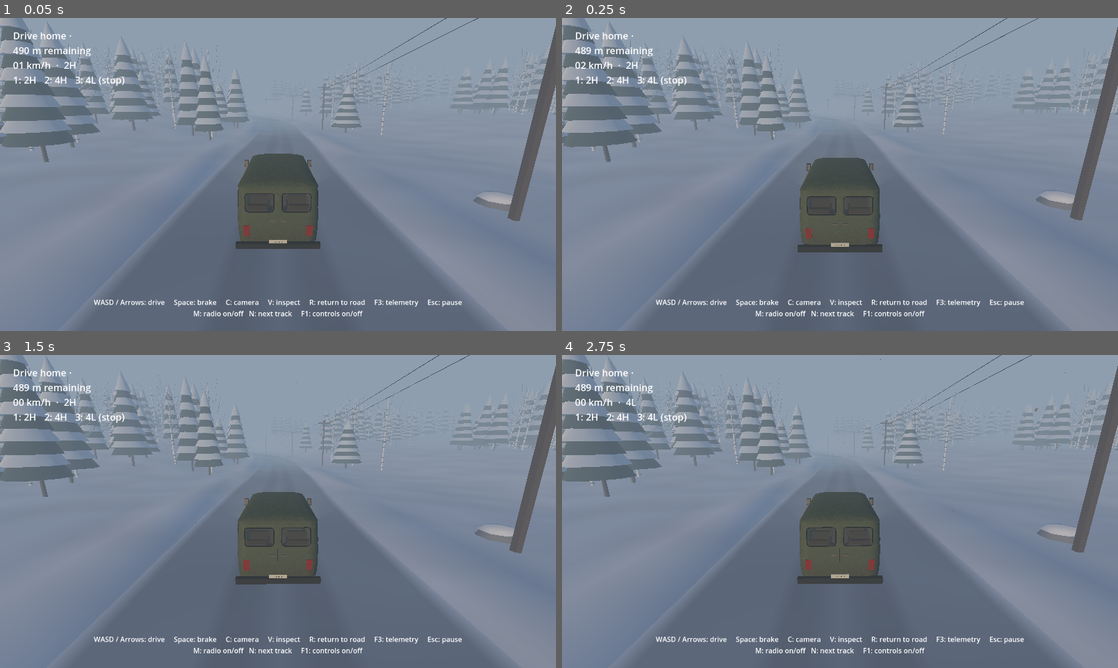
Above: before the commit, frames 1-4 (two rows, left to right).
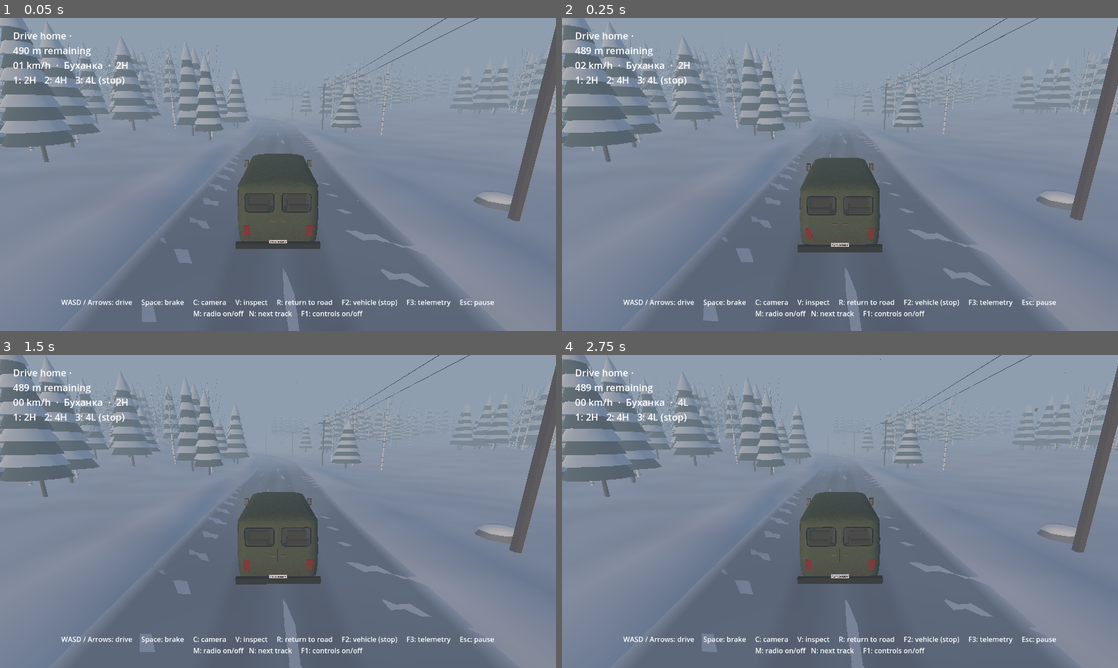
Above: after the commit, the same moments.

Repository: Faezov/uazik
Game: Godot game, scene res://scenes/main.tscn
Two runs of this game, one before a commit and one after it. Both use one fixed random seed, a clock stepped at 60 frames per second and the inputs below. Sound files missing from this copy of the repository are replaced by a short silence.
Inputs (mouse positions are in pixels of both pictures, inside the frame that each line leads up to):
- Up to frame 1 (0.05 s): no input
- Up to frame 2 (0.25 s): no input
- Up to frame 3 (1.5 s): tap Enter at 0.5 s; move the mouse to (400, 495) at 0.52 s; hold D 0.53-1.25 s; tap 1 at 0.6 s; click (400, 495) at 0.67 s; tap Space at 0.77, 1.07 s; tap L at 0.8 s; drag from (166, 527) to (250, 574) at 1.27 s
- Up to frame 4 (2.75 s): move the mouse to (895, 442) at 2.02 s; hold D from 2.03 s (still down); tap 2 at 2.1 s; tap 3 at 2.3 s

The runs differ from the first frame. In frame 1, 1.8% of the frame differs, in the area x 11-89%, y 14-100%; in frame 2, 1.8%; in frame 3, 1.8%; in frame 4, 1.8%.

Commit message:
adding niva

Diff:
--- /dev/null
+++ b/materials/niva_paint.gdshader
@@ -0,0 +1,14 @@
+shader_type spatial;
+render_mode cull_disabled;
+uniform mat4 body_inverse;
+varying vec3 panel;
+void vertex() { panel = (body_inverse * MODEL_MATRIX * vec4(VERTEX, 1.0)).xyz; }
+void fragment() {
+	float grain = fract(sin(dot(floor(panel * 180.0), vec3(127.1,311.7,74.7))) * 43758.5453);
+	float grime = (1.0-smoothstep(0.45,0.95,panel.y)) * (0.12+0.025*(grain-0.5));
+	vec3 enamel = vec3(0.88,0.875,0.83);
+	ALBEDO = mix(enamel,vec3(0.27,0.23,0.17),grime);
+	ALBEDO = mix(ALBEDO,vec3(0.28,0.17,0.10),step(0.994,grain)*grime*2.0);
+	ROUGHNESS = 0.58+grime;
+	METALLIC = 0.12;
+}
--- /dev/null
+++ b/materials/plate.gdshader
@@ -0,0 +1,10 @@
+shader_type spatial;
+
+void fragment() {
+	// White enamel with a little road grime and chipped paint at the edges.
+	float grain = fract(sin(dot(floor(UV * vec2(210.0, 55.0)), vec2(12.9898, 78.233))) * 43758.5453);
+	float edge = 1.0 - smoothstep(0.0, 0.10, min(min(UV.x, 1.0 - UV.x), min(UV.y, 1.0 - UV.y)));
+	float dirt = edge * (0.08 + grain * 0.18) + step(0.985, grain) * 0.12;
+	ALBEDO = mix(vec3(0.95), vec3(0.26, 0.23, 0.18), dirt);
+	ROUGHNESS = 0.85;
+}
--- a/scripts/landscape.gd
+++ b/scripts/landscape.gd
@@ -171,7 +171,7 @@
 		for offset: float in offsets:
 			var p := center+right*offset
 			# Match the collision's actual triangles, including at tile boundaries.
-			p.y = collision_height(p.x,p.z)+0.03
+			p.y = collision_height(p.x,p.z)+0.002
 			var biome := biome_at(p.x,p.z)
 			var color: Color = biome.road
 			if absf(offset)>3.4: color = biome.snow
--- /dev/null
+++ b/scripts/niva.gd
@@ -0,0 +1,129 @@
+extends "res://scripts/vehicle.gd"
+
+# Original 1600 three-door: 2.20 m wheelbase, 1.43/1.40 m track.
+# FIA T-1039 photos/dimensions and transfer ratios; see models/source/README.md.
+# Spring/damper values, torque interpolation and differential coupling are estimates.
+var centre_locked := false
+var axle_speed_difference := 0.0
+var shell: Node3D
+
+func _init() -> void:
+	axle_positions = [-1.10,1.10]
+	model_offset = Vector3(0,-0.60,0)
+	gear_ratios = [3.667,2.10,1.361,1.0]
+	reverse_ratio = 3.526
+	final_drive = 4.3*1.2 # Early final drive, including high transfer range.
+	low_range = 2.135/1.2
+	drag_area = 1.05
+	torque_curve = [Vector2(650,65),Vector2(1200,90),Vector2(2200,108),Vector2(3400,116),Vector2(4500,108),Vector2(5200,101),Vector2(5800,0)]
+	steering_response = 0.085
+	steering_limit = 0.56
+	drive_mode = "4H"
+
+func _ready() -> void:
+	super._ready()
+	mass = 1210
+	center_of_mass = Vector3(0,0.02,-0.13)
+	var collision: CollisionShape3D = get_child(0)
+	collision.shape.size = Vector3(1.52,0.87,3.25)
+	collision.position = Vector3(0,0.40,0)
+	driver_eye.position = Vector3(-0.40,1.30,0.02)
+
+func build_body() -> void:
+	paint.shader = preload("res://materials/niva_paint.gdshader")
+	shell = preload("res://models/niva_2121.glb").instantiate()
+	model.add_child(shell)
+	for part: MeshInstance3D in shell.find_children("*","MeshInstance3D"):
+		for surface in range(part.mesh.get_surface_count()):
+			var imported := part.mesh.surface_get_material(surface)
+			match imported.resource_name:
+				"NivaWhite": part.set_surface_override_material(surface,paint)
+				"NivaGlass":
+					part.set_surface_override_material(surface,glass)
+					part.cast_shadow = GeometryInstance3D.SHADOW_CASTING_SETTING_OFF
+				"NivaLamp":
+					var bulb: StandardMaterial3D = imported.duplicate()
+					bulb.emission_enabled = true
+					bulb.emission = Color("ffd99a")
+					bulb.emission_energy_multiplier = 1.0
+					part.set_surface_override_material(surface,bulb)
+				"NivaTail":
+					if not tail_material:
+						tail_material = imported.duplicate()
+						tail_material.emission_enabled = true
+						tail_material.emission = Color("b52f1d")
+					part.set_surface_override_material(surface,tail_material)
+	steering_wheel = shell.find_child("SteeringWheel",true,false)
+
+func build_details() -> void:
+	# Lamps belong to the imported body; only their light sources are runtime nodes.
+	for side in [-1,1]:
+		var light := SpotLight3D.new()
+		model.add_child(light)
+		light.position = Vector3(side*0.594,0.82,-1.80)
+		light.rotation.x = -0.07
+		light.light_color = Color("ffdda0")
+		light.light_energy = 3.5
+		light.spot_range = 45
+		light.spot_angle = 30
+
+func build_interior() -> void:
+	pass # Dashboard, chairs and steering wheel are editable Blender meshes.
+
+func build_wheel(side: int, axle: float) -> void:
+	var wheel := VehicleWheel3D.new()
+	wheel.name = ("Front" if axle<0 else "Rear")+("Left" if side<0 else "Right")
+	wheel.position = Vector3(side*(0.715 if axle<0 else 0.700),-0.18,axle)
+	wheel.set_meta("connection",wheel.position)
+	wheel.wheel_radius = 0.345
+	wheel.wheel_rest_length = 0.20
+	wheel.suspension_travel = 0.19
+	wheel.suspension_stiffness = 29 if axle<0 else 25
+	wheel.suspension_max_force = 10000
+	wheel.damping_compression = 2.2
+	wheel.damping_relaxation = 3.2
+	wheel.wheel_friction_slip = 0.0
+	wheel.use_as_traction = true
+	wheel.use_as_steering = axle<0
+	add_child(wheel)
+	wheels.append(wheel)
+	var tire := Node3D.new()
+	wheel.add_child(tire)
+	wheel_visuals.append(tire)
+	var mesh: Node3D = shell.find_child(str(wheel.name),true,false)
+	mesh.reparent(tire,false)
+	mesh.position = Vector3.ZERO
+
+func select_drive_mode(mode: String) -> bool:
+	if mode not in ["4H","4L"]: return false
+	return super.select_drive_mode(mode)
+
+func toggle_centre_lock() -> bool:
+	if linear_velocity.length()>0.1 or angular_velocity.length()>0.1: return false
+	centre_locked = not centre_locked
+	return true
+
+func tyre_grip(i: int) -> float:
+	var body := wheels[i].get_contact_body()
+	if is_instance_valid(body):
+		match StringName(body.get_meta("surface_type",&"")):
+			&"dirt": return 0.65
+			&"mud": return 0.28
+	return super.tyre_grip(i)
+
+func drive(accelerator: float, turn: float, foot_brake: bool, delta: float) -> void:
+	axle_speed_difference = (wheel_omega[0]+wheel_omega[1]-wheel_omega[2]-wheel_omega[3])*0.5
+	super.drive(accelerator,turn,foot_brake,delta)
+
+func wheel_drive_torque(i: int, shaft_torque: float, _driven_count: int) -> float:
+	if not centre_locked:
+		# Open centre: equal axle torque is limited by the less supported axle.
+		# Retain some torque to spin unloaded wheels rather than multiplying grip.
+		var capacity := [0.0,0.0]
+		for j in range(4):
+			var grip := tyre_grip(j)
+			capacity[j/2] += contact_load(j)*grip*wheels[j].wheel_radius
+		return signf(shaft_torque)*minf(absf(shaft_torque)*0.25,minf(capacity[0],capacity[1])*0.5+12.0)
+	# Lock couples axle speeds, transferring torque away from the spinning axle.
+	var coupling := clampf(axle_speed_difference*18.0,-180.0,180.0)
+	return shaft_torque*0.25+(-coupling if i<2 else coupling)
--- a/scripts/vehicle.gd
+++ b/scripts/vehicle.gd
@@ -4,26 +4,28 @@
 # Photo reference: https://all-auto.org/287-uaz-unikalnye-vnedorozhniki-s-legendarnoy-istoriey.html
 # Dimensions: https://www.uaz.ru/data/uaz/assets/uaz-sgr-catalog.pdf
 # Model faces -Z; Godot's positive engine force faces +Z.
-const AXLES = [-1.26, 1.04]
-const MODEL_OFFSET = Vector3(0, -0.72, 0)
+var axle_positions := [-1.26, 1.04]
+var model_offset := Vector3(0, -0.72, 0)
 # Period UAZ gearbox, high transfer range (1:1), final drive.
 # https://www.zr.ru/archive/zr/1965/09/novosti-sovietskoi-tiekhniki
-const GEARS = [4.124, 2.641, 1.58, 1.0]
-const REVERSE_RATIO = 5.224
-const FINAL_DRIVE = 5.125
+var gear_ratios := [4.124, 2.641, 1.58, 1.0]
+var reverse_ratio := 5.224
+var final_drive := 5.125
 # UAZ transfer case: https://www.uaz.ru/data/uploads/uaz/originals/manual-sgr-2020.pdf
-const LOW_RANGE = 1.94
+var low_range := 1.94
 # Estimated tire/flywheel inertia (kg m²); friction coefficients below are tuning.
 const WHEEL_INERTIA = 2.0
 const ENGINE_INERTIA = 0.18
 # UMZ-451M anchors: 166.7 Nm at 2000–2500 rpm, 55.2 kW at 4000 rpm.
 # NIIAT 1985: https://djvu.online/file/E7JLHe1SqQfoa (UAZ-452V).
 # Intermediate points, idle/launch/rev limits are tuning estimates, not dyno data.
-const TORQUE_CURVE = [Vector2(650,105), Vector2(1200,145), Vector2(2200,166.7), Vector2(2500,166.7), Vector2(3200,154), Vector2(4000,132), Vector2(4500,100), Vector2(4800,0)]
+var torque_curve := [Vector2(650,105), Vector2(1200,145), Vector2(2200,166.7), Vector2(2500,166.7), Vector2(3200,154), Vector2(4000,132), Vector2(4500,100), Vector2(4800,0)]
 # Assumed driveline efficiency and Cd * frontal area; calibrated for ~110 km/h
 # empty on pavement. The original 75 hp version was rated at 95 km/h.
 const EFFICIENCY = 0.85
-const DRAG_AREA = 2.2
+var drag_area := 2.2
+var steering_response := 0.12
+var steering_limit := 0.50
 var wheels: Array[VehicleWheel3D] = []
 var drive_mode := "2H"
 var wheel_visuals: Array[Node3D] = []
@@ -123,11 +125,11 @@
 	model = Node3D.new()
 	model.name = "Bodywork"
 	add_child(model)
-	model.position = MODEL_OFFSET
+	model.position = model_offset
 	build_body()
 	build_details()
 	build_interior()
-	for axle in AXLES:
+	for axle in axle_positions:
 		for side in [-1,1]: build_wheel(side,axle)
 	driver_eye = Marker3D.new()
 	model.add_child(driver_eye)
@@ -159,7 +161,11 @@
 	tail_material = finish("8c2820",0.05,0.3)
 	tail_material.emission_enabled = true
 	tail_material.emission = Color("b52f1d")
-	var plate := finish("c9c9b2")
+	var plate := ShaderMaterial.new()
+	plate.shader = preload("res://materials/plate.gdshader")
+	var plate_font := FontVariation.new()
+	plate_font.base_font = ThemeDB.fallback_font
+	plate_font.variation_embolden = 0.8
 	for side in [-1,1]:
 		cylinder(model,Vector3(side*0.66,1.065,-2.065),0.153,0.055,dark,Vector3.FORWARD)
 		cylinder(model,Vector3(side*0.66,1.065,-2.103),0.129,0.024,lamp,Vector3.FORWARD)
@@ -186,7 +192,7 @@
 			rod(model,Vector3(side*0.974,0.91,z),Vector3(side*0.974,1.30,z),0.006,rubber)
 		for y in [0.98,1.28]:
 			box(model,Vector3(side*0.982,y,-1.81),Vector3(0.035,0.07,0.07),steel)
-		for axle in AXLES:
+		for axle in axle_positions:
 			box(model,Vector3(side*0.78,0.37,axle+0.48),Vector3(0.29,0.36,0.035),rubber)
 		for z in [0.55,0.68,0.81,0.94]:
 			box(model,Vector3(side*0.975,1.14,z),Vector3(0.016,0.025,0.075),dark)
@@ -206,10 +212,11 @@
 		box(model,Vector3(0,0.67,z+signf(z)*0.042),Vector3(0.43,0.105,0.012),plate)
 		var text := Label3D.new()
 		model.add_child(text)
-		text.text = "К 452 ДМ  38"
+		text.text = "PORA DOMOY"
+		text.font = plate_font
 		text.font_size = 32
-		text.pixel_size = 0.00115
-		text.modulate = Color("242b2d")
+		text.pixel_size = minf(0.0017,0.385/plate_font.get_string_size(text.text,HORIZONTAL_ALIGNMENT_LEFT,-1,32).x)
+		text.modulate = Color("101010")
 		text.outline_size = 0
 		text.position = Vector3(0,0.67,z+signf(z)*0.05)
 		if z<0: text.rotation.y = PI
@@ -217,7 +224,7 @@
 	for x in [-0.12,0.12]: box(model,Vector3(x,1.18,2.12),Vector3(0.12,0.035,0.035),steel)
 	# Ladder frame and differential housings, above the snow.
 	for x in [-0.53,0.53]: box(model,Vector3(x,0.39,0),Vector3(0.08,0.12,3.65),dark)
-	for z in AXLES:
+	for z in axle_positions:
 		cylinder(model,Vector3(0,0.34,z),0.055,1.45,dark)
 		cylinder(model,Vector3(0,0.34,z),0.13,0.25,dark)
 
@@ -279,6 +286,7 @@
 	wheel.wheel_friction_slip = 0.0 # Tire forces below; keep native suspension only.
 	wheel.use_as_traction = axle>0
 	wheel.use_as_steering = axle<0
+	wheel.set_meta("connection",wheel.position)
 	add_child(wheel)
 	wheels.append(wheel)
 	# Native wheel handles suspension/steering/rolling; this pivot adds tire slip.
@@ -300,10 +308,10 @@
 			tread.rotation.x = angle
 
 func engine_torque(rpm: float) -> float:
-	for i in range(TORQUE_CURVE.size()-1):
-		if rpm <= TORQUE_CURVE[i+1].x:
-			var t := inverse_lerp(TORQUE_CURVE[i].x,TORQUE_CURVE[i+1].x,rpm)
-			return lerpf(TORQUE_CURVE[i].y,TORQUE_CURVE[i+1].y,clampf(t,0,1))
+	for i in range(torque_curve.size()-1):
+		if rpm <= torque_curve[i+1].x:
+			var t := inverse_lerp(torque_curve[i].x,torque_curve[i+1].x,rpm)
+			return lerpf(torque_curve[i].y,torque_curve[i+1].y,clampf(t,0,1))
 	return 0.0
 
 func select_drive_mode(mode: String) -> bool:
@@ -326,7 +334,7 @@
 	if not wheel.is_in_contact(): return 0.0
 	# Reconstruct the native spring/damper load from its contact, without changing it.
 	var normal := wheel.get_contact_normal()
-	var connection := to_global(Vector3((-1 if i%2==0 else 1)*0.7275,-0.22,AXLES[i/2]))
+	var connection := to_global(wheel.get_meta("connection"))
 	# The native ray starts one radius above the connection, but scales hit distance.
 	var ray_length := wheel.wheel_rest_length+wheel.wheel_radius
 	var distance := (connection-wheel.get_contact_point()).dot(global_basis.y)+wheel.wheel_radius
@@ -336,6 +344,13 @@
 	var rate := velocity.dot(normal)*inverse_dot
 	var damping := wheel.damping_compression if rate<0 else wheel.damping_relaxation
 	return clampf(mass*(wheel.suspension_stiffness*(wheel.wheel_rest_length-length)*inverse_dot-damping*rate),0,wheel.suspension_max_force)
+
+func tyre_grip(i: int) -> float:
+	var cover := wheel_surfaces[i]
+	return lerpf(lerpf(0.42,0.36,cover.y),0.045,cover.x)
+
+func wheel_drive_torque(_i: int, shaft_torque: float, driven_count: int) -> float:
+	return shaft_torque/driven_count # One engine; 50/50 axle split in 4WD.
 
 func drive(accelerator: float, turn: float, foot_brake: bool, delta: float) -> void:
 	speed = -linear_velocity.dot(global_basis.z)
@@ -349,8 +364,8 @@
 	throttle = move_toward(throttle,pedal,delta*(2.5 if pedal>throttle else 5.0))
 	# Prompt pedal/rack response; mass and contact forces provide the heaviness.
 	# Leave enough steering authority to exceed grip and countersteer on snow.
-	var limit := minf(0.50,maxf(0.10,atan(2.3*8.0/maxf(speed*speed,1))))
-	steering = lerpf(steering,turn*limit,1-exp(-delta/(0.12+absf(speed)*0.003)))
+	var limit := minf(steering_limit,maxf(0.10,atan((axle_positions[1]-axle_positions[0])*8.0/maxf(speed*speed,1))))
+	steering = lerpf(steering,turn*limit,1-exp(-delta/(steering_response+absf(speed)*0.003)))
 	var driven_count := 2 if drive_mode=="2H" else 4
 	var wheel_rotation := 0.0
 	var contacts := 0
@@ -366,39 +381,39 @@
 		if wheel.use_as_traction:
 			wheel_rotation += wheel_omega[i]/driven_count
 			spinning = spinning or absf(wheel_omega[i]*wheel.wheel_radius-speed)>maxf(2.0,absf(speed)*0.4)
-	var transfer := LOW_RANGE if drive_mode=="4L" else 1.0
-	var ratio: float = (GEARS[gear-1] if gear>0 else REVERSE_RATIO)*transfer
+	var transfer := low_range if drive_mode=="4L" else 1.0
+	var ratio: float = (gear_ratios[gear-1] if gear>0 else reverse_ratio)*transfer
 	var wheel_rpm := absf(wheel_rotation)*60/TAU
-	var coupled_rpm := wheel_rpm*ratio*FINAL_DRIVE
+	var coupled_rpm := wheel_rpm*ratio*final_drive
 	if gear>0 and shift_time<=0 and contacts>0:
 		var next_gear := gear
 		if absf(speed)<0.5 and not spinning: next_gear = 1
 		elif coupled_rpm>3600 and gear<4 and throttle>0.1 and not spinning:
-			var higher_ratio: float = GEARS[gear]*transfer
-			var available := engine_torque(coupled_rpm*higher_ratio/ratio)*higher_ratio*FINAL_DRIVE*EFFICIENCY/0.375
-			var load := mass*9.81*(rolling_coefficient+maxf(-global_basis.z.y,0))+0.5*1.225*DRAG_AREA*speed*speed
+			var higher_ratio: float = gear_ratios[gear]*transfer
+			var available := engine_torque(coupled_rpm*higher_ratio/ratio)*higher_ratio*final_drive*EFFICIENCY/wheels[0].wheel_radius
+			var load := mass*9.81*(rolling_coefficient+maxf(-global_basis.z.y,0))+0.5*1.225*drag_area*speed*speed
 			if available>load+200: next_gear += 1
 		elif coupled_rpm<1400 and gear>1: next_gear -= 1
 		if next_gear!=gear:
 			gear = next_gear
 			shift_time = 0.3
-			ratio = GEARS[gear-1]*transfer
-			coupled_rpm = wheel_rpm*ratio*FINAL_DRIVE
+			ratio = gear_ratios[gear-1]*transfer
+			coupled_rpm = wheel_rpm*ratio*final_drive
 	var uphill := maxf(-global_basis.z.y if gear>0 else global_basis.z.y,0)
 	var launch_rpm := 1400+800*smoothstep(0,0.3,uphill)
 	engine_rpm = lerpf(engine_rpm,maxf(coupled_rpm,lerpf(760,launch_rpm,throttle)),1-exp(-delta*8))
-	var shaft_torque := (1 if gear>0 else -1)*engine_torque(engine_rpm)*throttle*ratio*FINAL_DRIVE*EFFICIENCY
+	var shaft_torque := (1 if gear>0 else -1)*engine_torque(engine_rpm)*throttle*ratio*final_drive*EFFICIENCY
 	if shift_time>0: shaft_torque = 0
 	else:
 		var overrun := 10+28*pow(engine_rpm/3000,2)
 		var closed_throttle := maxf(1-throttle,smoothstep(4500,5000,engine_rpm))
-		shaft_torque -= signf(wheel_rotation)*overrun*closed_throttle*smoothstep(760,1200,coupled_rpm)*ratio*FINAL_DRIVE
+		shaft_torque -= signf(wheel_rotation)*overrun*closed_throttle*smoothstep(760,1200,coupled_rpm)*ratio*final_drive
 	if braking or brake_pressure>0: shaft_torque = 0
 	brake_pressure = move_toward(brake_pressure,1.0 if braking else 0.0,delta*6)
 	engine_force = 0
 	# Longitudinal braking is included in tire torque; native brake would apply it twice.
 	brake = 0
-	apply_central_force(-linear_velocity*linear_velocity.length()*0.5*1.225*DRAG_AREA)
+	apply_central_force(-linear_velocity*linear_velocity.length()*0.5*1.225*drag_area)
 	var suspension := 0.0
 	drive_force = 0.0
 	for i in range(wheels.size()):
@@ -414,15 +429,15 @@
 		var lateral_speed := velocity.dot(side)
 		wheel_slip[i] = slip_speed if wheel.is_in_contact() else 0.0
 		var cover := wheel_surfaces[i]
-		var grip := lerpf(lerpf(0.42,0.36,cover.y),0.045,cover.x)
+		var grip := tyre_grip(i)
 		var slip := Vector2(slip_speed,lateral_speed).length()/maxf(absf(rolling_speed),2.0)
 		grip *= lerpf(1.0,0.78,smoothstep(0.12,0.8,slip))
 		var load := contact_load(i)
 		var inertia := WHEEL_INERTIA
 		var torque := 0.0
 		if wheel.use_as_traction:
-			torque = shaft_torque/driven_count # One engine; 50/50 axle split in 4WD.
-			inertia += ENGINE_INERTIA*pow(ratio*FINAL_DRIVE,2)/driven_count
+			torque = wheel_drive_torque(i,shaft_torque,driven_count)
+			inertia += ENGINE_INERTIA*pow(ratio*final_drive,2)/driven_count
 		var brake_torque := brake_pressure*mass*5.0*radius/wheels.size()
 		var brake_reaction := clampf(wheel_omega[i]*inertia/delta+torque,-brake_torque,brake_torque)
 		# Implicit rolling constraint; excess torque accelerates the tire, not the van.
@@ -509,7 +524,18 @@
 
 func _process(delta: float) -> void:
 	for i in range(wheel_visuals.size()):
-		wheel_visuals[i].rotation.x = lerpf(previous_spin[i],spin_angle[i],Engine.get_physics_interpolation_fraction())
+		var wheel := wheels[i]
+		var tire := wheel_visuals[i]
+		# Native suspension centres can sit below the ray contact's radius.
+		# Correct only the mesh along suspension travel; retain steering and roll.
+		tire.position = Vector3.ZERO
+		if wheel.is_in_contact():
+			var normal := wheel.get_contact_normal()
+			var up := global_basis.y.normalized()
+			var clearance := (wheel.global_position-wheel.get_contact_point()).dot(normal)
+			var offset := (wheel.wheel_radius-clearance)/maxf(up.dot(normal),0.1)
+			tire.position = wheel.global_basis.inverse()*(up*offset)
+		tire.rotation.x = lerpf(previous_spin[i],spin_angle[i],Engine.get_physics_interpolation_fraction())
 	paint.set_shader_parameter("body_inverse",model.global_transform.affine_inverse())
 	if not sound: return
 	road_sound.pitch_scale = 0.75+minf(absf(speed)/18,0.75)
--- a/scripts/wheel_effects.gd
+++ b/scripts/wheel_effects.gd
@@ -42,6 +42,14 @@
 	tracks.multimesh.instance_count = TRACK_LIMIT
 	tracks.multimesh.visible_instance_count = 0
 	add_child(tracks)
+
+func set_vehicle(vehicle: VehicleBody3D) -> void:
+	car = vehicle
+	for i in range(4):
+		previous[i] = Vector3.INF
+		grounded[i] = false
+		spin_delay[i] = 0.0
+		for stream: GPUParticles3D in emitters[i]: stream.emitting = false
 
 func make_emitter(kind: int) -> GPUParticles3D:
 	var emitter := GPUParticles3D.new()
--- a/scripts/world.gd
+++ b/scripts/world.gd
@@ -3,6 +3,8 @@
 @export var world_seed := 452
 var landscape: Node3D
 
+var using_niva := false
+var notice_text := "Stop before changing low range"
 var car: VehicleBody3D
 var camera: Camera3D
 var inspection: Camera3D
@@ -94,7 +96,7 @@
 	instructions.autowrap_mode = TextServer.AUTOWRAP_WORD_SMART
 	instructions.horizontal_alignment = HORIZONTAL_ALIGNMENT_CENTER
 	instructions.mouse_filter = Control.MOUSE_FILTER_IGNORE
-	instructions.text = "WASD / Arrows: drive     Space: brake     C: camera     V: inspect     R: return to road     F3: telemetry     Esc: pause"
+	instructions.text = "WASD / Arrows: drive     Space: brake     C: camera     V: inspect     R: return to road     F2: vehicle (stop)     F3: telemetry     Esc: pause"
 	instructions.text += "\nM: radio on/off   N: next track     F1: controls on/off"
 	help_tween = create_tween().set_pause_mode(Tween.TWEEN_PAUSE_PROCESS)
 	help_tween.tween_interval(5.0)
@@ -136,6 +138,38 @@
 	camera.fov = 63
 	camera.position = car.position+Vector3(4,3,7)
 
+func switch_vehicle() -> bool:
+	if inspection.active or car.linear_velocity.length()>0.1 or car.angular_velocity.length()>0.1:
+		notice_text = "Stop before switching vehicles"
+		mode_notice = 2.5
+		return false
+	var previous := car
+	var next := VehicleBody3D.new()
+	using_niva = not using_niva
+	next.set_script(preload("res://scripts/niva.gd") if using_niva else preload("res://scripts/vehicle.gd"))
+	next.name = "Niva" if using_niva else "Bukhanka"
+	next.transform = previous.transform
+	next.surface_at = landscape.surface_at
+	# Remove the old physics body before adding its replacement.
+	previous.get_node("Snow").reparent(self)
+	remove_child(previous)
+	previous.free()
+	car = next
+	add_child(car)
+	var height := -INF
+	for wheel in car.wheels:
+		var connection: Vector3 = car.global_basis*wheel.get_meta("connection")
+		var contact: Vector3 = car.position+connection-car.global_basis.y*(wheel.wheel_rest_length+wheel.wheel_radius)
+		height = maxf(height,surface_height(contact.x,contact.z)-contact.y+car.position.y)
+	car.position.y = height+0.01
+	car.reset_physics_interpolation()
+	get_node("Snow").reparent(car)
+	landscape.follow = car
+	inspection.car = car
+	get_node("WheelEffects").set_vehicle(car)
+	camera_reset = true
+	return true
+
 func elevation(z: float) -> float:
 	return landscape.road_point(z).y
 
@@ -157,6 +191,7 @@
 
 func make_snow() -> void:
 	var snow := CPUParticles3D.new()
+	snow.name = "Snow"
 	car.add_child(snow)
 	snow.position.y = 12
 	snow.amount = 650
@@ -178,7 +213,15 @@
 	if audio_settings.visible: return
 	if event.is_pressed() and not event.is_echo():
 		if event.keycode in [KEY_1,KEY_2,KEY_3]:
-			if not car.select_drive_mode(["2H","4H","4L"][event.keycode-KEY_1]): mode_notice = 2.5
+			var mode: String = (["4H","4H","4L"] if using_niva else ["2H","4H","4L"])[event.keycode-KEY_1]
+			if not car.select_drive_mode(mode):
+				notice_text = "Stop before changing low range"
+				mode_notice = 2.5
+		if event.keycode == KEY_F2: switch_vehicle()
+		if event.keycode == KEY_L and using_niva:
+			if not car.toggle_centre_lock():
+				notice_text = "Stop before changing centre lock"
+				mode_notice = 2.5
 		if event.keycode == KEY_F3: debug_label.visible = not debug_label.visible
 		if event.keycode == KEY_C:
 			inside = not inside
@@ -201,8 +244,12 @@
 		recover_car(car.position.z)
 	if car.position.z < -485 and absf(car.position.x-route(car.position.z))<22: arrived = true
 	label.text = ("You’re home. Take a moment." if arrived else "Drive home ·\n%d m remaining" % maxi(0,int(490+car.position.z)))
-	label.text += "\n%02d km/h  ·  %s\n1: 2H   2: 4H   3: 4L (stop)" % [int(car.linear_velocity.length()*3.6),car.drive_mode]
-	if mode_notice>0: label.text += "\nStop before changing low range"
+	label.text += "\n%02d km/h  ·  %s  ·  %s" % [int(car.linear_velocity.length()*3.6),"Нива 2121" if using_niva else "Буханка",car.drive_mode]
+	if using_niva:
+		label.text += "\n2: high   3: low (stop)   L: centre lock (%s)" % ("LOCKED" if car.centre_locked else "open")
+	else:
+		label.text += "\n1: 2H   2: 4H   3: 4L (stop)"
+	if mode_notice>0: label.text += "\n"+notice_text
 	if debug_label.visible:
 		var slip := PackedStringArray()
 		for value in car.wheel_slip: slip.append("%+.1f" % value)
Not shown, added: materials/niva_paint.gdshader.uid
Not shown, added: materials/plate.gdshader.uid
Binary file added: models/niva_2121.glb
Not shown, added: models/niva_2121.glb.import
Not shown, added: scripts/niva.gd.uid
Not shown, added: models/source/niva_2121.blend
